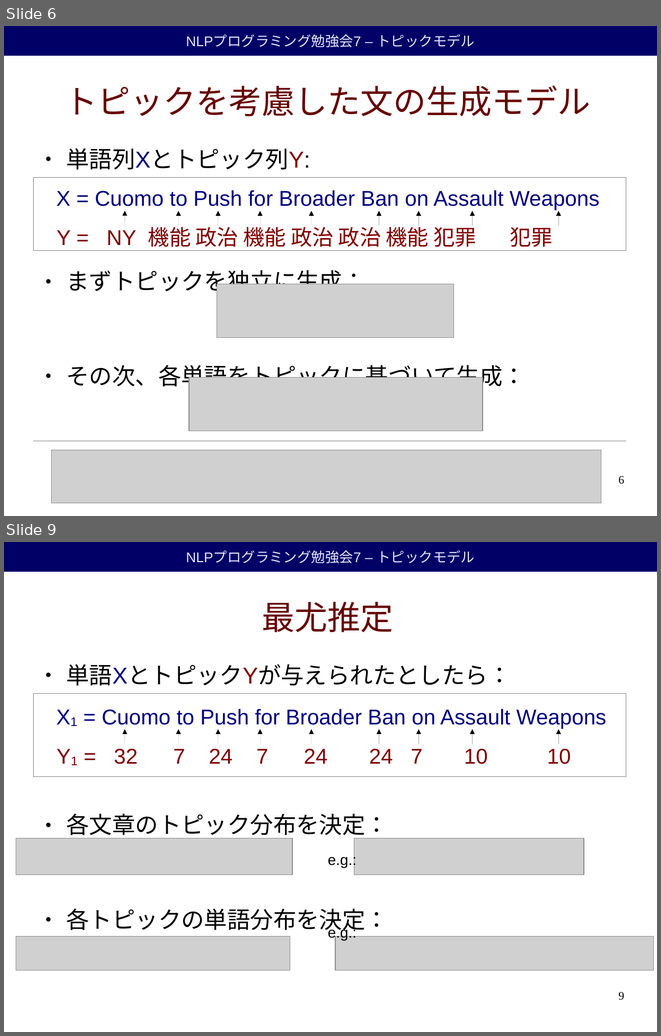
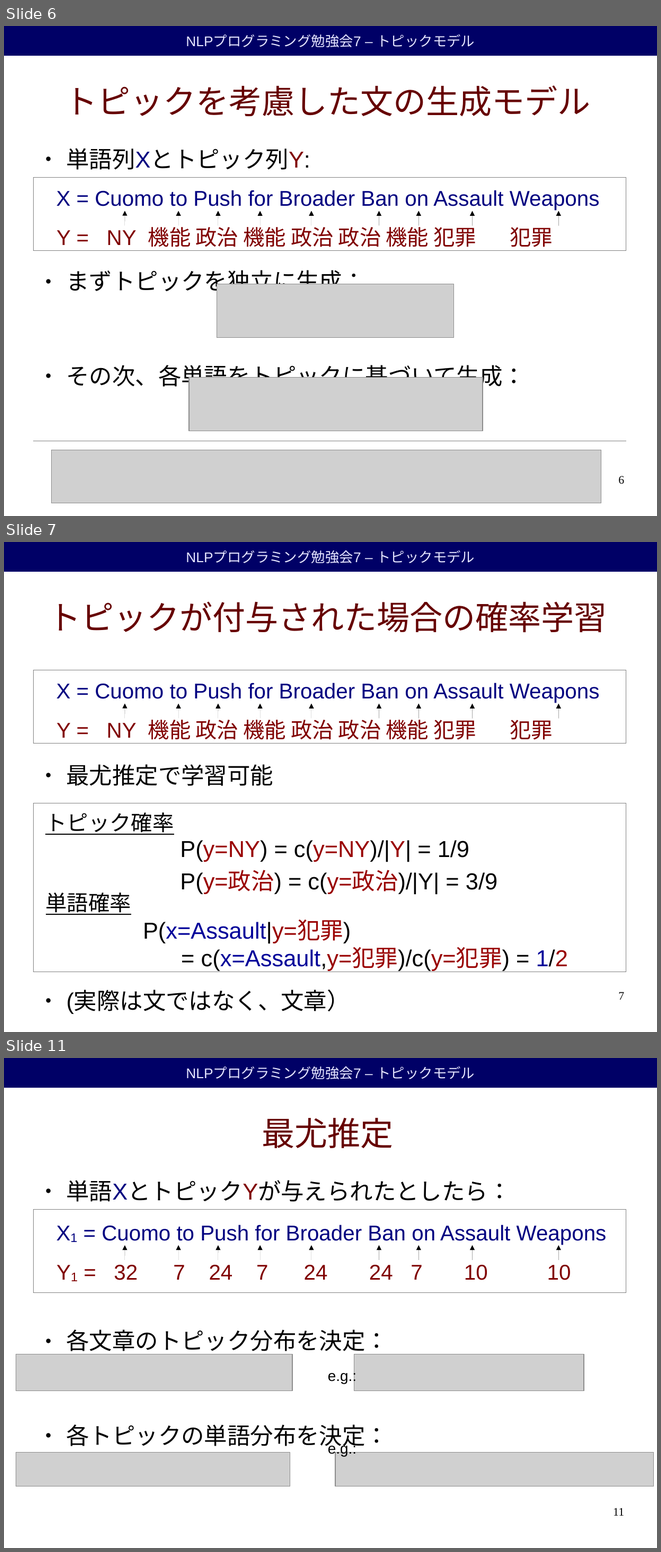
Before and after one commit to duffrind/nlppractice, a slide deck: download/07-topic/nlp-programming-ja-07-topic.odp. Shown one above the other, each under a label of ours: slides 6 and 9 before the commit, slides 6, 7 and 11 after it; the slides between them are not shown. The pictures are 661x1036 and 661x1552 pixels, drawn with LibreOffice and Linux fonts; fonts in the diff are those of the drawing; grey boxes stand for pictures; background and template pictures are left out. Boxes give left, top, right and bottom in pixels: in the first picture for what was removed or moved away, otherwise in the second. Text is boxed around its words. In the diff, an @@ line names an element or a change of style, - is before the commit and + after.

```diff
--- a/download/07-topic/nlp-programming-ja-07-topic.odp
+++ b/download/07-topic/nlp-programming-ja-07-topic.odp
@@ slide 7 added at <box>4,542,657,1032</box>, background #FFFFFF; not listed: 1 template element that a slide beside it also shows @@
@@ title added at <box>48,601,607,632</box>, 40 pt, text #660000 @@
+トピックが付与された場合の確率学習
@@ rectangle added at <box>34,670,626,743</box>, outline #808080 0 pt @@
@@ text added at <box>56,682,600,703</box>, 26 pt, text #000080 @@
+X = Cuomo to Push for Broader Ban on Assault Weapons
@@ text added at <box>56,716,553,743</box>, 26 pt, text #800000 @@
+Y = NY 機能 政治 機能 政治 政治 機能 犯罪 犯罪
@@ arrow added from (125, 718) to (125, 703), #000000 0 pt @@
@@ arrow added from (178, 718) to (178, 703), #000000 0 pt @@
@@ arrow added from (218, 718) to (218, 703), #000000 0 pt @@
@@ arrow added from (260, 718) to (260, 703), #000000 0 pt @@
@@ arrow added from (311, 718) to (311, 703), #000000 0 pt @@
@@ arrow added from (379, 718) to (379, 703), #000000 0 pt @@
@@ arrow added from (419, 718) to (419, 704), #000000 0 pt @@
@@ arrow added from (473, 718) to (473, 704), #000000 0 pt @@
@@ arrow added from (558, 718) to (558, 704), #000000 0 pt @@
@@ text added at <box>67,764,274,786</box>, 28 pt, text #000000 @@
+● 最尤推定で学習可能
@@ rectangle added at <box>34,803,626,972</box>, outline #808080 0 pt @@
@@ text added at <box>45,812,174,835</box>, 26 pt, text #000000, underline @@
+トピック確率
@@ text added at <box>180,840,469,862</box>, 28 pt, text #000000 @@
+P(y=NY) = c(y=NY)/|Y| = 1/9
@@ text added at <box>180,871,497,894</box>, 28 pt, text #000000 @@
+P(y=政治) = c(y=政治)/|Y| = 3/9
@@ text added at <box>46,892,131,915</box>, 26 pt, text #000000, underline @@
+単語確率
@@ text added at <box>143,920,568,971</box>, 28 pt, text #000099 @@
+P(x=Assault|y=犯罪)
+= c(x=Assault,y=犯罪)/c(y=犯罪) = 1/2
@@ text added at <box>67,990,350,1014</box>, 28 pt, text #000000 @@
+● (実際は文ではなく、文章）
@@ page number added at <box>618,991,624,999</box>, 14 pt, text #000000 @@
+7
@@ what was slide 9 is now slide 11 @@
@@ page number at <box>613,1507,624,1515</box>: text changed @@
-9
+11
```
Also in this commit, not shown: 6 slides changed, 1 other slide added, 3 other files.
